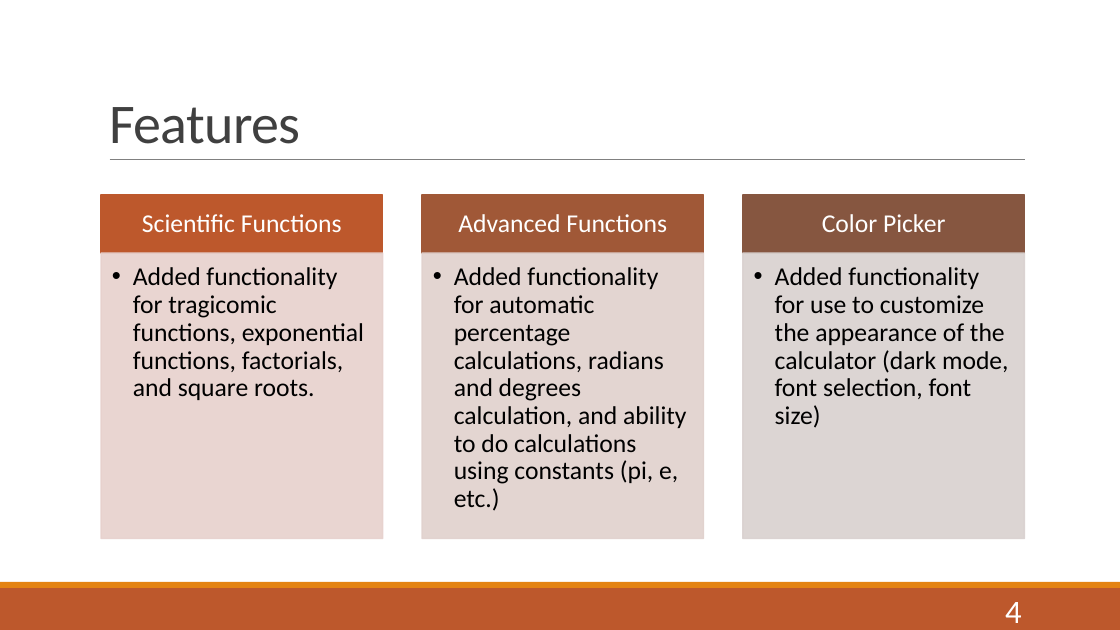
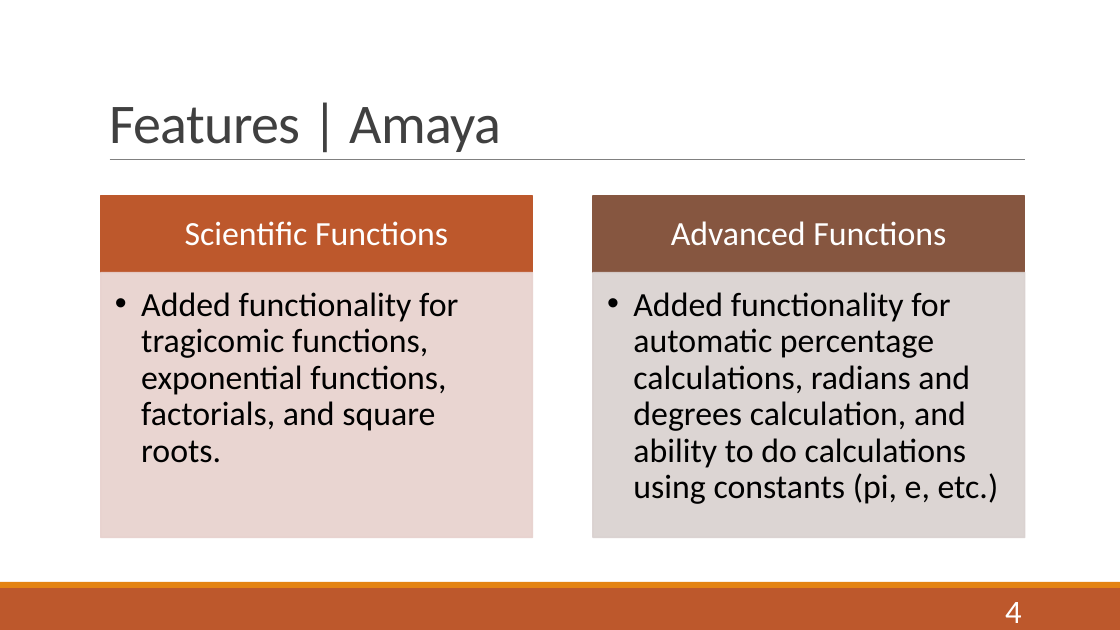
Before and after one commit to jibunorp2/ASE456-Group-Project, a slide deck: slide 4 of docs/presentation/PowerRangers_presentation1.pptx. Drawn at 1120x630 pixels with LibreOffice and Linux fonts; fonts in the diff are those of the drawing. Boxes give left, top, right and bottom in pixels: in the first picture for what was removed or moved away, otherwise in the second. Text is boxed around its words. In the diff, an @@ line names an element or a change of style, - is before the commit and + after.

```diff
--- a/docs/presentation/PowerRangers_presentation1.pptx
+++ b/docs/presentation/PowerRangers_presentation1.pptx
@@ title at bbox=[109, 107, 502, 152]: text changed @@
-Features
+Features | Amaya
@@ text "Scientific Functions" at bbox=[185, 221, 448, 246]: size 22 to 29 pt; more space between paragraphs @@
@@ rectangle: place and size @@
-rectangle at bbox=[101, 195, 382, 253]
+rectangle at bbox=[101, 196, 533, 272]
@@ text "Advanced Functions" at bbox=[671, 221, 946, 246]: size 22 to 29 pt; more space between paragraphs @@
@@ text "Advanced Functions": place and size @@
-text "Advanced Functions" at bbox=[458, 214, 667, 232]
+text "Advanced Functions" at bbox=[671, 221, 946, 246]
@@ rectangle: place and size @@
-rectangle at bbox=[743, 195, 1024, 253]
+rectangle at bbox=[593, 196, 1025, 272]
@@ group removed at bbox=[422, 195, 1009, 539]: 2 rectangles, 2 texts @@
-Color Picker
-  • Added functionality for use to customize the appearance of the calculator (dark mode, font selection, font size)
@@ text "Added functionality for tragicomic functions, ...": place and size @@
-text "Added functionality for tragicomic functions, ..." at bbox=[133, 267, 364, 400]
+text "Added functionality for tragicomic functions, ..." at bbox=[141, 292, 458, 463]
@@ text "Added functionality for tragicomic functions, ..." at bbox=[141, 292, 458, 463]: size 22 to 29 pt; indent changed; more space between paragraphs @@
@@ rectangle: place and size @@
-rectangle at bbox=[101, 253, 382, 539]
+rectangle at bbox=[101, 273, 533, 538]
@@ text "Added functionality for automatic percentage ..." at bbox=[633, 292, 999, 504]: size 22 to 29 pt; indent changed; more space between paragraphs @@
@@ text "Added functionality for automatic percentage ...": place and size @@
-text "Added functionality for automatic percentage ..." at bbox=[454, 267, 686, 511]
+text "Added functionality for automatic percentage ..." at bbox=[633, 292, 999, 504]
@@ rectangle: place and size @@
-rectangle at bbox=[743, 253, 1024, 539]
+rectangle at bbox=[593, 273, 1025, 538]
```
Also in this commit, not shown: 4 other slides changed, 1 slide added, 3 other files.
